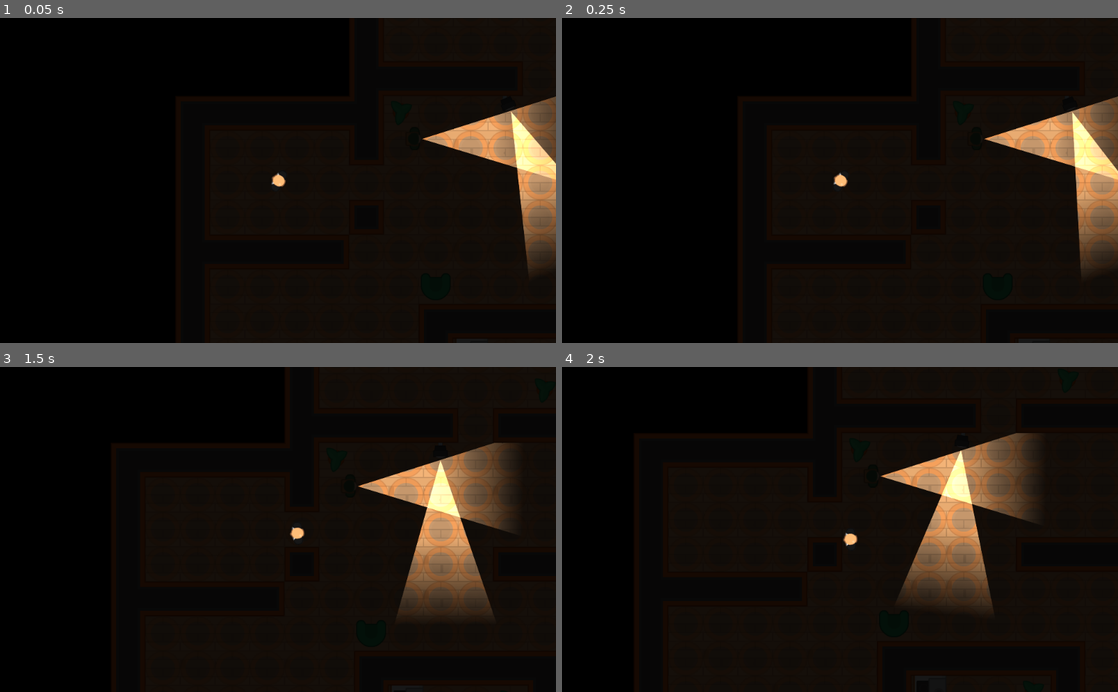
Above: before the commit, frames 1-4 (two rows, left to right).
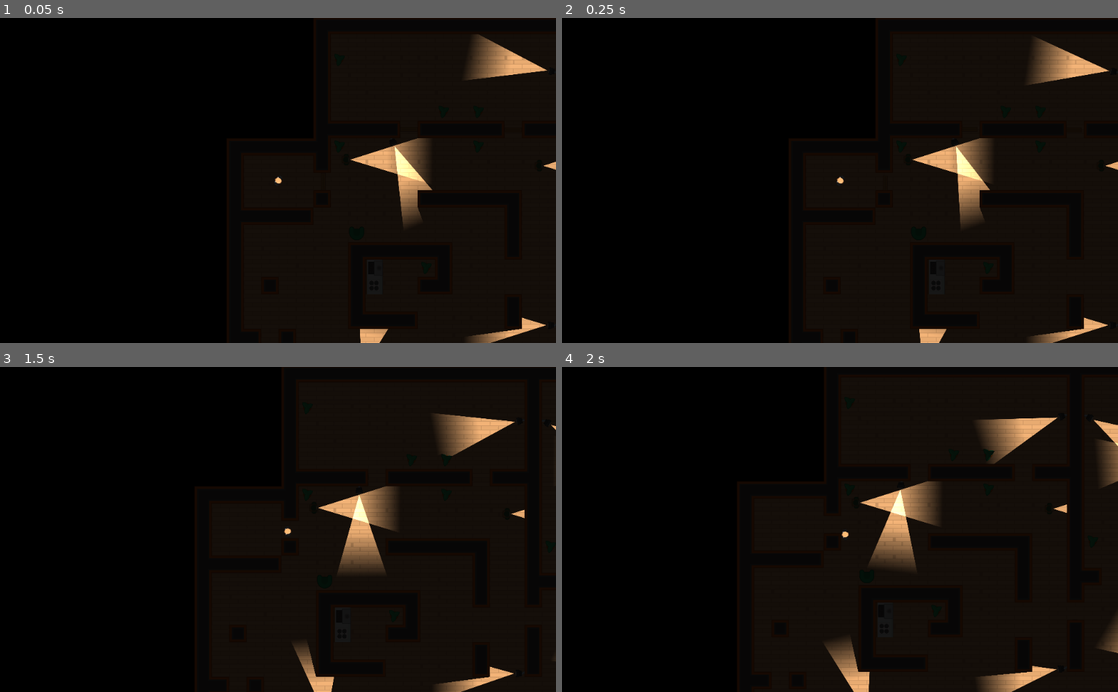
Above: after the commit, the same moments.

Repository: oboshape-godot/4-Heist-Meisters-3.2
Game: Godot game, scene res://Scenes/Levels/Level1.tscn
The game is run twice, just before and just after one commit, with the same random seed, the same clock (stepped at 60 frames per second) and the same inputs.
Inputs (mouse positions are in pixels of both pictures, inside the frame that each line leads up to):
- Up to frame 1 (0.05 s): no input
- Up to frame 2 (0.25 s): no input
- Up to frame 3 (1.5 s): move the mouse to (400, 513) at 0.52 s; hold D (move_right) 0.53-1.28 s; tap Space (toggle_vision_mode) at 0.6, 1.35 s; click (400, 513) at 0.67 s; move the mouse to (166, 545) at 1.27 s; hold S (move_down) from 1.28 s (still down); click (166, 545) at 1.42 s
- Up to frame 4 (2 s): keep holding S (move_down)

The runs differ from the first frame. In frame 1, 8.1% of the frame differs, in the area x 48-100%, y 5-100%; in frame 2, 8.5%; in frame 3, 12%; in frame 4, 12%, in the area x 47-100%, y 15-100%.

Commit message:
After Keypad Lecture

Diff:
--- /dev/null
+++ b/Interface/NumPad.tscn
@@ -0,0 +1,208 @@
+[gd_scene load_steps=18 format=2]
+
+[ext_resource path="res://Imported Assets/GFX/Interface/PNG/metalPanel.png" type="Texture" id=1]
+[ext_resource path="res://Imported Assets/GFX/Interface/Fonts/kenvector_future.ttf" type="DynamicFontData" id=2]
+[ext_resource path="res://Imported Assets/GFX/Interface/PNG/glassPanel.png" type="Texture" id=3]
+[ext_resource path="res://Interface/button_style_hover.tres" type="StyleBox" id=4]
+[ext_resource path="res://Interface/button_style_normal.tres" type="StyleBox" id=5]
+[ext_resource path="res://Interface/button_style_pressed.tres" type="StyleBox" id=6]
+[ext_resource path="res://Imported Assets/GFX/Interface/PNG/dotRed.png" type="Texture" id=7]
+[ext_resource path="res://Imported Assets/GFX/Interface/Fonts/kenvector_future_thin.ttf" type="DynamicFontData" id=8]
+[ext_resource path="res://Imported Assets/GFX/Interface/PNG/metalPanel_redCorner.png" type="Texture" id=9]
+[ext_resource path="res://Imported Assets/GFX/Interface/PNG/metalPanel_blueCorner.png" type="Texture" id=10]
+[ext_resource path="res://Imported Assets/GFX/Interface/PNG/metalPanel_greenCorner.png" type="Texture" id=11]
+
+[sub_resource type="DynamicFont" id=3]
+size = 18
+font_data = ExtResource( 8 )
+
+[sub_resource type="DynamicFont" id=1]
+size = 20
+font_data = ExtResource( 2 )
+
+[sub_resource type="Theme" id=2]
+default_font = SubResource( 1 )
+Button/colors/font_color = Color( 0, 0, 0, 1 )
+Button/colors/font_color_disabled = Color( 0.9, 0.9, 0.9, 0.2 )
+Button/colors/font_color_hover = Color( 0, 0, 0, 1 )
+Button/colors/font_color_pressed = Color( 0, 0, 0, 1 )
+Button/constants/hseparation = 2
+Button/fonts/font = SubResource( 3 )
+Button/styles/disabled = null
+Button/styles/focus = null
+Button/styles/hover = ExtResource( 4 )
+Button/styles/normal = ExtResource( 5 )
+Button/styles/pressed = ExtResource( 6 )
+
+[sub_resource type="StyleBoxTexture" id=4]
+texture = ExtResource( 10 )
+region_rect = Rect2( 0, 0, 100, 100 )
+
+[sub_resource type="StyleBoxTexture" id=5]
+texture = ExtResource( 11 )
+region_rect = Rect2( 0, 0, 100, 100 )
+
+[sub_resource type="StyleBoxTexture" id=6]
+texture = ExtResource( 9 )
+region_rect = Rect2( 0, 0, 100, 100 )
+
+[node name="NumPad" type="Popup"]
+visible = true
+margin_right = 300.0
+margin_bottom = 400.0
+rect_min_size = Vector2( 300, 400 )
+theme = SubResource( 2 )
+__meta__ = {
+"_edit_use_anchors_": false
+}
+
+[node name="NinePatchRect_Metal" type="NinePatchRect" parent="."]
+anchor_right = 1.0
+anchor_bottom = 1.0
+texture = ExtResource( 1 )
+patch_margin_left = 10
+patch_margin_top = 10
+patch_margin_right = 10
+patch_margin_bottom = 10
+__meta__ = {
+"_edit_use_anchors_": false
+}
+
+[node name="VBoxContainer" type="VBoxContainer" parent="."]
+anchor_right = 1.0
+anchor_bottom = 1.0
+margin_left = 10.0
+margin_top = 10.0
+margin_right = -10.0
+margin_bottom = -10.0
+custom_constants/separation = 50
+__meta__ = {
+"_edit_use_anchors_": false
+}
+
+[node name="DisplayContainer_Glass" type="CenterContainer" parent="VBoxContainer"]
+margin_right = 280.0
+margin_bottom = 100.0
+
+[node name="NinePatchRect_Glass" type="NinePatchRect" parent="VBoxContainer/DisplayContainer_Glass"]
+margin_left = 14.0
+margin_right = 264.0
+margin_bottom = 100.0
+rect_min_size = Vector2( 250, 100 )
+texture = ExtResource( 3 )
+patch_margin_left = 4
+patch_margin_top = 4
+patch_margin_right = 4
+patch_margin_bottom = 4
+
+[node name="Label" type="Label" parent="VBoxContainer/DisplayContainer_Glass"]
+margin_left = 106.0
+margin_top = 38.0
+margin_right = 174.0
+margin_bottom = 61.0
+custom_colors/font_color = Color( 0, 0, 0, 1 )
+text = "TEST"
+
+[node name="ButtonContainer" type="CenterContainer" parent="VBoxContainer"]
+margin_top = 150.0
+margin_right = 280.0
+margin_bottom = 322.0
+
+[node name="GridContainer_Button" type="GridContainer" parent="VBoxContainer/ButtonContainer"]
+margin_left = 76.0
+margin_right = 204.0
+margin_bottom = 172.0
+columns = 3
+
+[node name="Button_1" type="Button" parent="VBoxContainer/ButtonContainer/GridContainer_Button"]
+margin_right = 40.0
+margin_bottom = 40.0
+rect_min_size = Vector2( 40, 40 )
+text = "1"
+
+[node name="Button_2" type="Button" parent="VBoxContainer/ButtonContainer/GridContainer_Button"]
+margin_left = 44.0
+margin_right = 84.0
+margin_bottom = 40.0
+rect_min_size = Vector2( 40, 40 )
+text = "2"
+
+[node name="Button_3" type="Button" parent="VBoxContainer/ButtonContainer/GridContainer_Button"]
+margin_left = 88.0
+margin_right = 128.0
+margin_bottom = 40.0
+rect_min_size = Vector2( 40, 40 )
+text = "3"
+
+[node name="Button_4" type="Button" parent="VBoxContainer/ButtonContainer/GridContainer_Button"]
+margin_top = 44.0
+margin_right = 40.0
+margin_bottom = 84.0
+rect_min_size = Vector2( 40, 40 )
+text = "4"
+
+[node name="Button_5" type="Button" parent="VBoxContainer/ButtonContainer/GridContainer_Button"]
+margin_left = 44.0
+margin_top = 44.0
+margin_right = 84.0
+margin_bottom = 84.0
+rect_min_size = Vector2( 40, 40 )
+text = "5"
+
+[node name="Button_6" type="Button" parent="VBoxContainer/ButtonContainer/GridContainer_Button"]
+margin_left = 88.0
+margin_top = 44.0
+margin_right = 128.0
+margin_bottom = 84.0
+rect_min_size = Vector2( 40, 40 )
+text = "6"
+
+[node name="Button_7" type="Button" parent="VBoxContainer/ButtonContainer/GridContainer_Button"]
+margin_top = 88.0
+margin_right = 40.0
+margin_bottom = 128.0
+rect_min_size = Vector2( 40, 40 )
+text = "7"
+
+[node name="Button_8" type="Button" parent="VBoxContainer/ButtonContainer/GridContainer_Button"]
+margin_left = 44.0
+margin_top = 88.0
+margin_right = 84.0
+margin_bottom = 128.0
+rect_min_size = Vector2( 40, 40 )
+text = "8"
+
+[node name="Button_9" type="Button" parent="VBoxContainer/ButtonContainer/GridContainer_Button"]
+margin_left = 88.0
+margin_top = 88.0
+margin_right = 128.0
+margin_bottom = 128.0
+rect_min_size = Vector2( 40, 40 )
+text = "9"
+
+[node name="StatusLight" type="TextureRect" parent="VBoxContainer/ButtonContainer/GridContainer_Button"]
+margin_top = 132.0
+margin_right = 40.0
+margin_bottom = 172.0
+rect_min_size = Vector2( 20, 20 )
+texture = ExtResource( 7 )
+expand = true
+
+[node name="Button_0" type="Button" parent="VBoxContainer/ButtonContainer/GridContainer_Button"]
+margin_left = 44.0
+margin_top = 132.0
+margin_right = 84.0
+margin_bottom = 172.0
+rect_min_size = Vector2( 40, 40 )
+text = "0"
+
+[node name="Button_OK" type="Button" parent="VBoxContainer/ButtonContainer/GridContainer_Button"]
+margin_left = 88.0
+margin_top = 132.0
+margin_right = 128.0
+margin_bottom = 172.0
+rect_min_size = Vector2( 40, 40 )
+custom_styles/hover = SubResource( 4 )
+custom_styles/pressed = SubResource( 5 )
+custom_styles/normal = SubResource( 6 )
+text = "OK"
--- /dev/null
+++ b/Interface/button_style_hover.tres
@@ -0,0 +1,7 @@
+[gd_resource type="StyleBoxTexture" load_steps=2 format=2]
+
+[ext_resource path="res://Imported Assets/GFX/Interface/PNG/metalPanel_red.png" type="Texture" id=1]
+
+[resource]
+texture = ExtResource( 1 )
+region_rect = Rect2( 0, 0, 100, 100 )
--- /dev/null
+++ b/Interface/button_style_normal.tres
@@ -0,0 +1,7 @@
+[gd_resource type="StyleBoxTexture" load_steps=2 format=2]
+
+[ext_resource path="res://Imported Assets/GFX/Interface/PNG/metalPanel_blue.png" type="Texture" id=1]
+
+[resource]
+texture = ExtResource( 1 )
+region_rect = Rect2( 0, 0, 100, 100 )
--- /dev/null
+++ b/Interface/button_style_pressed.tres
@@ -0,0 +1,7 @@
+[gd_resource type="StyleBoxTexture" load_steps=2 format=2]
+
+[ext_resource path="res://Imported Assets/GFX/Interface/PNG/metalPanel_green.png" type="Texture" id=1]
+
+[resource]
+texture = ExtResource( 1 )
+region_rect = Rect2( 0, 0, 100, 100 )
--- a/Scenes/Characters/NPCs/Guard.gd
+++ b/Scenes/Characters/NPCs/Guard.gd
@@ -14,7 +14,6 @@
 func _ready():
 	randomize()
 	possible_destinations = _destinations.get_children()
-	print (possible_destinations.size())
 	$Timer.start()
 
 
@@ -43,8 +42,9 @@
 
 
 func make_path():
+	randomize()
 	var new_destination = possible_destinations[randi()%possible_destinations.size()-1]
-	path = _navigation.get_simple_path(position,new_destination.position, false)
+	path = _navigation.get_simple_path(position,new_destination.global_position, false)
 
 func _on_Timer_timeout():
 	_startDelayDone = true
--- a/Scenes/Door.tscn
+++ /dev/null
@@ -1,14 +0,0 @@
-[gd_scene load_steps=3 format=2]
-
-[ext_resource path="res://Imported Assets/GFX/PNG/Tiles/tile_473.png" type="Texture" id=1]
-
-[sub_resource type="RectangleShape2D" id=1]
-extents = Vector2( 32, 42 )
-
-[node name="Door" type="Area2D"]
-
-[node name="Sprite" type="Sprite" parent="."]
-texture = ExtResource( 1 )
-
-[node name="CharacterDetector" type="CollisionShape2D" parent="."]
-shape = SubResource( 1 )
--- /dev/null
+++ b/Scenes/Doors/Door.gd
@@ -0,0 +1,23 @@
+extends Area2D
+
+var _canClick : bool
+
+func _on_Door_body_entered(_body):
+	if _body.collision_layer == 1:
+		_canClick = true
+	else:
+		open()
+
+
+func _on_Door_body_exited(_body):
+	if _body.collision_layer == 1:
+		_canClick = false
+
+
+func _on_Door_input_event(_viewport, _event, _shape_idx):
+	if Input.is_mouse_button_pressed(BUTTON_LEFT) and _canClick:
+		open()
+
+
+func open():
+	$AnimationPlayer.play("OpenClose")
--- /dev/null
+++ b/Scenes/Doors/Door.tscn
@@ -0,0 +1,81 @@
+[gd_scene load_steps=9 format=2]
+
+[ext_resource path="res://Imported Assets/GFX/PNG/Tiles/tile_473.png" type="Texture" id=1]
+[ext_resource path="res://Imported Assets/SFX/doorOpen_2.ogg" type="AudioStream" id=2]
+[ext_resource path="res://Imported Assets/SFX/doorClose_2.ogg" type="AudioStream" id=3]
+[ext_resource path="res://Scenes/Doors/Door.gd" type="Script" id=4]
+
+[sub_resource type="RectangleShape2D" id=1]
+extents = Vector2( 32, 42 )
+
+[sub_resource type="RectangleShape2D" id=2]
+extents = Vector2( 32, 10 )
+
+[sub_resource type="OccluderPolygon2D" id=3]
+polygon = PoolVector2Array( -32.1483, -9.08405, 32.2256, -8.76849, 32.2256, 9.37611, -31.9906, 9.37611 )
+
+[sub_resource type="Animation" id=4]
+resource_name = "OpenClose"
+length = 4.5
+tracks/0/type = "value"
+tracks/0/path = NodePath("DoorSprite:position")
+tracks/0/interp = 1
+tracks/0/loop_wrap = true
+tracks/0/imported = false
+tracks/0/enabled = true
+tracks/0/keys = {
+"times": PoolRealArray( 0, 1.5, 3.5, 4.5 ),
+"transitions": PoolRealArray( 1, 1, 1, 1 ),
+"update": 0,
+"values": [ Vector2( 0, 0 ), Vector2( -64, 0 ), Vector2( -64, 0 ), Vector2( 0, 0 ) ]
+}
+tracks/1/type = "audio"
+tracks/1/path = NodePath("AudioStreamPlayer2D")
+tracks/1/interp = 1
+tracks/1/loop_wrap = true
+tracks/1/imported = false
+tracks/1/enabled = true
+tracks/1/keys = {
+"clips": [ {
+"end_offset": 0.0,
+"start_offset": 0.0,
+"stream": ExtResource( 2 )
+}, {
+"end_offset": 0.0,
+"start_offset": 0.0,
+"stream": ExtResource( 3 )
+} ],
+"times": PoolRealArray( 0, 3.9 )
+}
+
+[node name="Door" type="Area2D"]
+collision_layer = 2
+collision_mask = 5
+script = ExtResource( 4 )
+
+[node name="CharacterDetector" type="CollisionShape2D" parent="."]
+visible = false
+shape = SubResource( 1 )
+
+[node name="DoorSprite" type="Sprite" parent="."]
+texture = ExtResource( 1 )
+
+[node name="StaticBody2D" type="StaticBody2D" parent="DoorSprite"]
+collision_layer = 2
+collision_mask = 5
+
+[node name="CollisionShape2D" type="CollisionShape2D" parent="DoorSprite/StaticBody2D"]
+visible = false
+shape = SubResource( 2 )
+
+[node name="LightOccluder2D" type="LightOccluder2D" parent="DoorSprite"]
+occluder = SubResource( 3 )
+
+[node name="AnimationPlayer" type="AnimationPlayer" parent="."]
+anims/OpenClose = SubResource( 4 )
+
+[node name="AudioStreamPlayer2D" type="AudioStreamPlayer2D" parent="."]
+stream = ExtResource( 3 )
+[connection signal="body_entered" from="." to="." method="_on_Door_body_entered"]
+[connection signal="body_exited" from="." to="." method="_on_Door_body_exited"]
+[connection signal="input_event" from="." to="." method="_on_Door_input_event"]
--- a/Scenes/Levels/Level1.tscn
+++ b/Scenes/Levels/Level1.tscn
@@ -1,10 +1,11 @@
-[gd_scene load_steps=104 format=2]
+[gd_scene load_steps=105 format=2]
 
 [ext_resource path="res://Scenes/Levels/TemplateLevel.tscn" type="PackedScene" id=1]
 [ext_resource path="res://Scenes/Characters/NPCs/SecurityCamera.tscn" type="PackedScene" id=2]
 [ext_resource path="res://Scenes/Characters/NPCs/Guard.tscn" type="PackedScene" id=3]
 [ext_resource path="res://Imported Assets/GFX/Tilesheet/tilesheet_complete.png" type="Texture" id=4]
 [ext_resource path="res://Scripts/FurnitureUpdatTilemapNav.gd" type="Script" id=5]
+[ext_resource path="res://Scenes/Doors/Door.tscn" type="PackedScene" id=6]
 
 [sub_resource type="OccluderPolygon2D" id=1]
 polygon = PoolVector2Array( 0, 0, 64, 0, 64, 64, 0, 64 )
@@ -685,46 +686,43 @@
 [node name="Destinations" type="Node" parent="Navigation2D" index="3"]
 
 [node name="Destination" type="Position2D" parent="Navigation2D/Destinations" index="0"]
-position = Vector2( 128.498, 376.038 )
-
-[node name="Destination2" type="Position2D" parent="Navigation2D/Destinations" index="1"]
-position = Vector2( 919.001, 325.688 )
-
-[node name="Destination3" type="Position2D" parent="Navigation2D/Destinations" index="2"]
-position = Vector2( 125.981, 824.158 )
-
-[node name="Destination4" type="Position2D" parent="Navigation2D/Destinations" index="3"]
-position = Vector2( 431.03, 1048.7 )
-
-[node name="Destination5" type="Position2D" parent="Navigation2D/Destinations" index="4"]
-position = Vector2( 893.957, 1119 )
-
-[node name="Destination8" type="Position2D" parent="Navigation2D/Destinations" index="5"]
-position = Vector2( 1183.54, 43.7135 )
-
-[node name="Destination9" type="Position2D" parent="Navigation2D/Destinations" index="6"]
-position = Vector2( 456.338, -357.261 )
-
-[node name="Destination11" type="Position2D" parent="Navigation2D/Destinations" index="7"]
-position = Vector2( 1631.98, -358.43 )
-
-[node name="Destination12" type="Position2D" parent="Navigation2D/Destinations" index="8"]
-position = Vector2( 1614.54, 227.44 )
-
-[node name="Destination14" type="Position2D" parent="Navigation2D/Destinations" index="9"]
-position = Vector2( 1384.92, 1116.35 )
-
-[node name="Destination15" type="Position2D" parent="Navigation2D/Destinations" index="10"]
-position = Vector2( 815.333, 734.217 )
-
-[node name="Destination16" type="Position2D" parent="Navigation2D/Destinations" index="11"]
-position = Vector2( 1118.15, -340.076 )
-
-[node name="Destination17" type="Position2D" parent="Navigation2D/Destinations" index="12"]
-position = Vector2( 1327.24, 485.471 )
+position = Vector2( 434.027, 1046.56 )
+
+[node name="Destination6" type="Position2D" parent="Navigation2D/Destinations" index="1"]
+position = Vector2( 897.446, 1122.43 )
+
+[node name="Destination7" type="Position2D" parent="Navigation2D/Destinations" index="2"]
+position = Vector2( 1391.62, 1114.23 )
+
+[node name="Destination10" type="Position2D" parent="Navigation2D/Destinations" index="3"]
+position = Vector2( 817.475, 734.88 )
+
+[node name="Destination13" type="Position2D" parent="Navigation2D/Destinations" index="4"]
+position = Vector2( 128.498, 823.053 )
+
+[node name="Destination18" type="Position2D" parent="Navigation2D/Destinations" index="5"]
+position = Vector2( 1330.11, 486.766 )
+
+[node name="Destination19" type="Position2D" parent="Navigation2D/Destinations" index="6"]
+position = Vector2( 920.002, 322.724 )
+
+[node name="Destination20" type="Position2D" parent="Navigation2D/Destinations" index="7"]
+position = Vector2( 1615.44, 223.376 )
+
+[node name="Destination21" type="Position2D" parent="Navigation2D/Destinations" index="8"]
+position = Vector2( 1186.88, 42.2119 )
+
+[node name="Destination22" type="Position2D" parent="Navigation2D/Destinations" index="9"]
+position = Vector2( 1122.11, -342.713 )
+
+[node name="Destination23" type="Position2D" parent="Navigation2D/Destinations" index="10"]
+position = Vector2( 459.592, -355.667 )
+
+[node name="Destination24" type="Position2D" parent="Navigation2D/Destinations" index="11"]
+position = Vector2( 1636.57, -357.518 )
 
 [node name="Camera2D" parent="Player" index="4"]
-zoom = Vector2( 1, 1 )
+zoom = Vector2( 2, 2 )
 
 [node name="VisionMode" parent="." index="2"]
 visible = false
@@ -765,3 +763,17 @@
 
 [node name="Guard3" parent="Guards" index="2" instance=ExtResource( 3 )]
 position = Vector2( 1154.69, 101.765 )
+
+[node name="Door" parent="Doors" index="0" instance=ExtResource( 6 )]
+position = Vector2( 356.247, 159.599 )
+rotation = -1.57079
+
+[node name="Door2" parent="Doors" index="1" instance=ExtResource( 6 )]
+position = Vector2( 1246.18, 479.482 )
+rotation = -1.57079
+
+[node name="Door3" parent="Doors" index="2" instance=ExtResource( 6 )]
+position = Vector2( 1056.63, -29.9112 )
+
+[node name="Door4" parent="Doors" index="3" instance=ExtResource( 6 )]
+position = Vector2( 672.806, -32.4959 )
--- a/Scenes/Levels/TemplateLevel.tscn
+++ b/Scenes/Levels/TemplateLevel.tscn
@@ -211,7 +211,7 @@
 0/name = "tilesheet_complete.png 0"
 0/texture = ExtResource( 3 )
 0/tex_offset = Vector2( 0, 0 )
-0/modulate = Color( 1, 1, 1, 0.282353 )
+0/modulate = Color( 1, 1, 1, 0 )
 0/region = Rect2( 448, 448, 64, 64 )
 0/tile_mode = 0
 0/occluder_offset = Vector2( 0, 0 )
--- a/Scripts/Player.gd
+++ b/Scripts/Player.gd
@@ -1,3 +1,4 @@
+
 extends TemplateCharacter
 
 var motion = Vector2() # motion velocity of player
Not shown, changed: Imported Assets/SFX/doorClose_1.ogg.import
Not shown, changed: Imported Assets/SFX/doorClose_2.ogg.import
Not shown, changed: Imported Assets/SFX/doorClose_3.ogg.import
Not shown, changed: Imported Assets/SFX/doorClose_4.ogg.import
Not shown, changed: Imported Assets/SFX/doorOpen_1.ogg.import
Not shown, changed: Imported Assets/SFX/doorOpen_2.ogg.import
